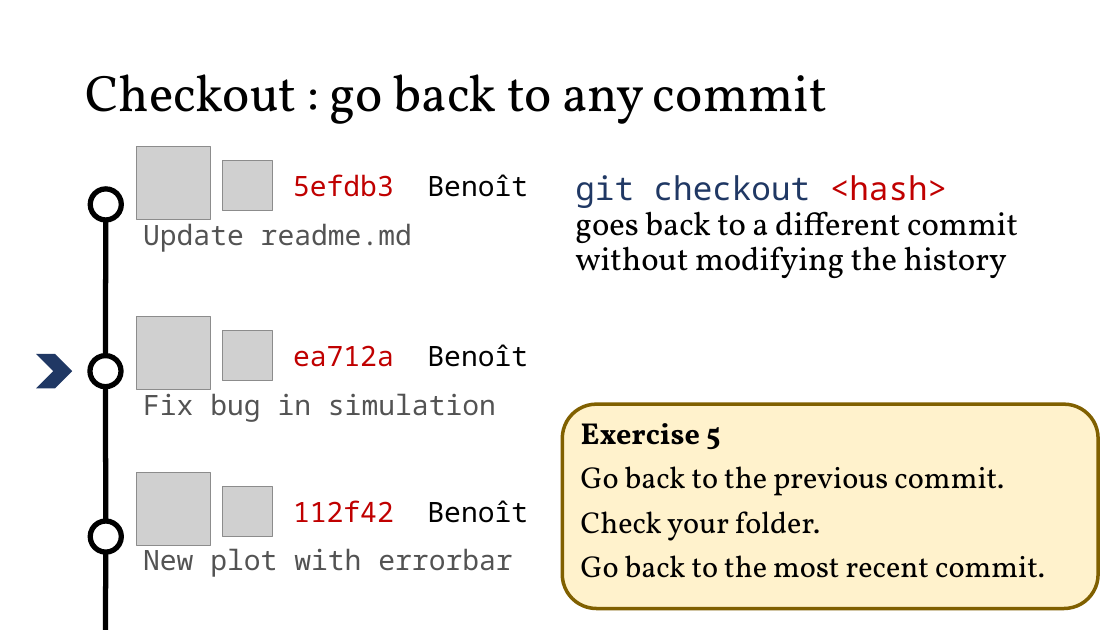
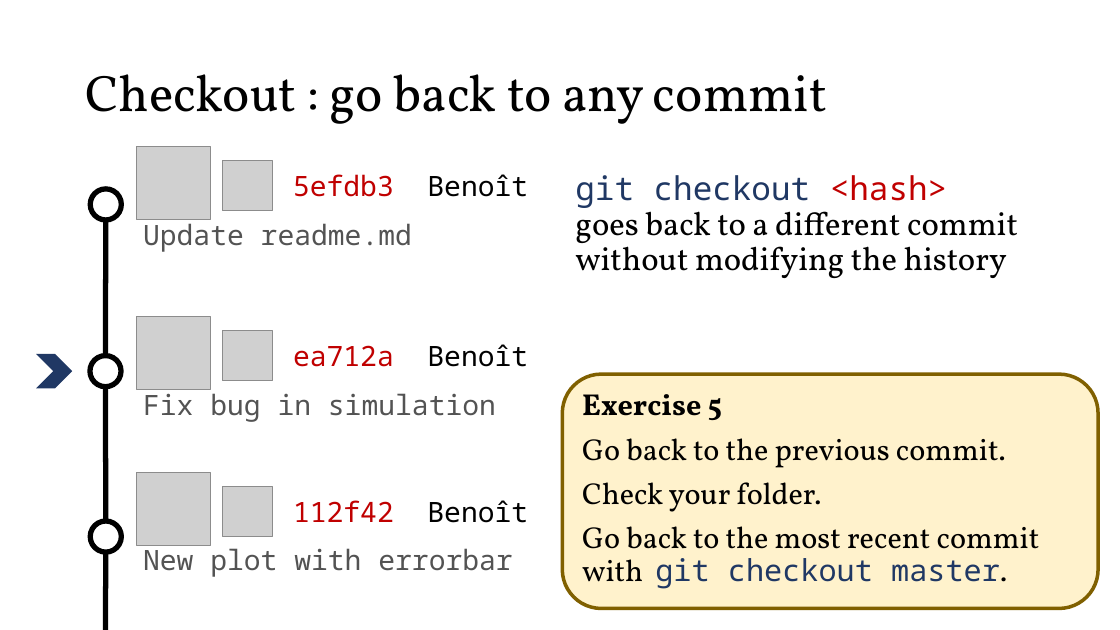
Before and after one commit to meny12/GitEssentials, a slide deck: slide 13 of git_workshop.pptx. Drawn at 1120x630 pixels with LibreOffice and Linux fonts; fonts in the diff are those of the drawing; grey boxes stand for pictures. Boxes give left, top, right and bottom in pixels: in the first picture for what was removed or moved away, otherwise in the second. Text is boxed around its words. In the diff, an @@ line names an element or a change of style, - is before the commit and + after.

```diff
--- a/git_workshop.pptx
+++ b/git_workshop.pptx
@@ rounded rectangle "Exercise 5": place and size @@
-rounded rectangle "Exercise 5" at <box>562,404,1098,608</box>
+rounded rectangle "Exercise 5" at <box>562,374,1098,608</box>
@@ text in rounded rectangle at <box>582,526,1040,589</box>: text changed @@
-Go back to the most recent commit.
+Go back to the most recent commit with git checkout master.
```
Also in this commit, not shown: 3 other files.
